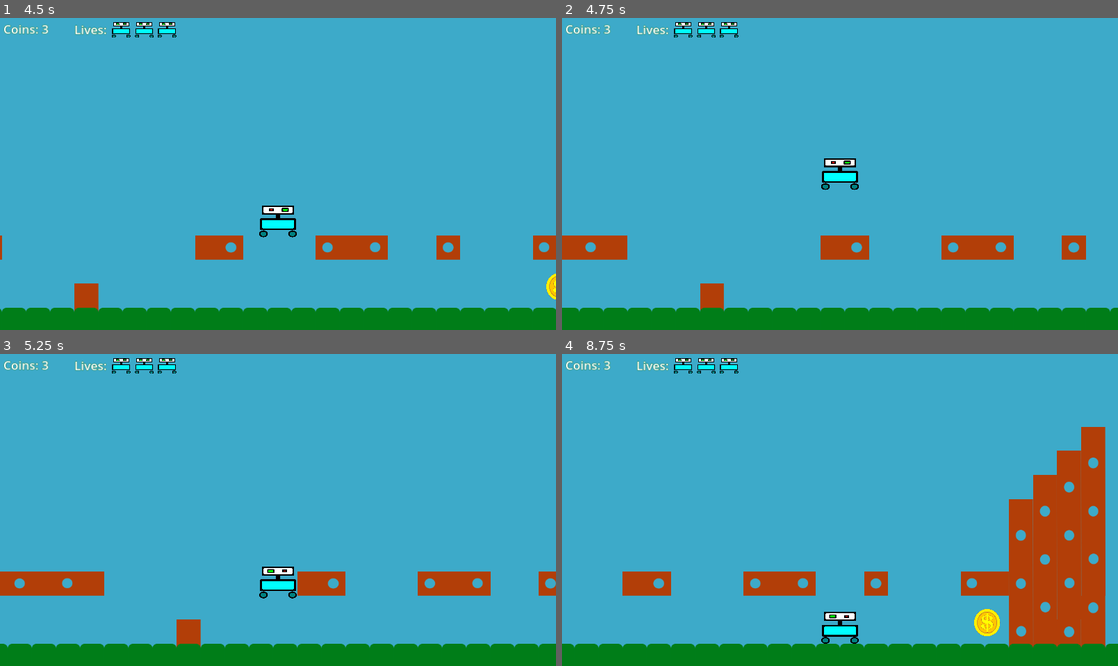
Above: before the commit, frames 1-4 (two rows, left to right).
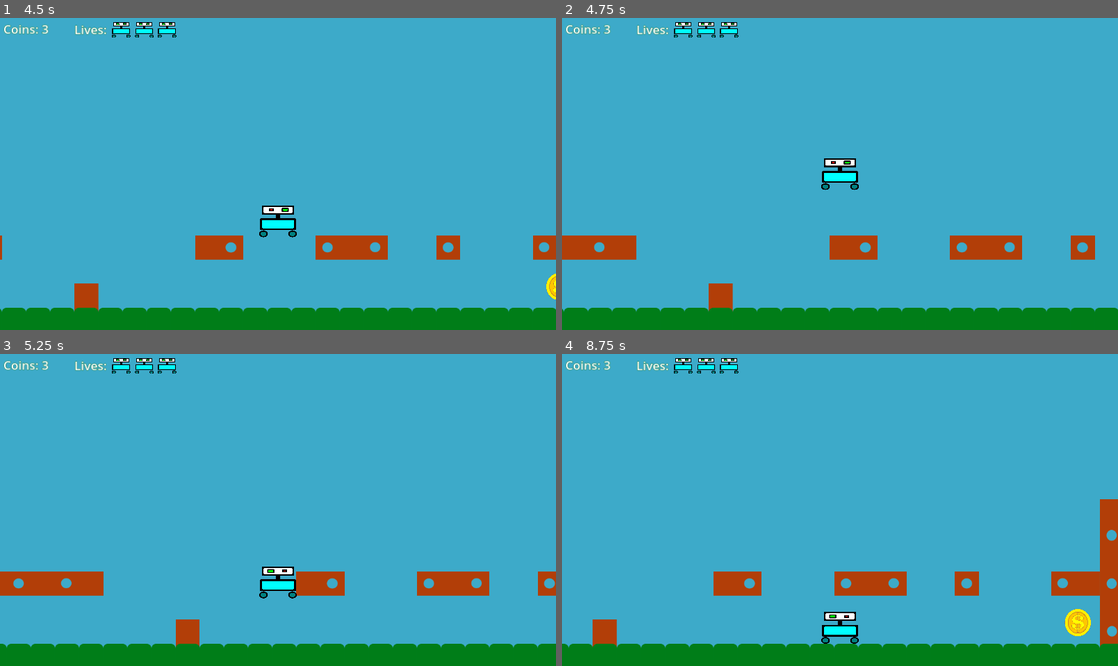
Above: after the commit, the same moments.

Repository: mikailaliyev/MsAdventures
Game: Godot game, scene res://levels/level_1.tscn
Two runs of this game, one before a commit and one after it. Both use one fixed random seed, a clock stepped at 60 frames per second and the inputs below.
Inputs:
- Up to frame 1 (4.5 s): hold Right (right) 0.53-2.03 s; tap Space (jump) at 0.77, 1.52, 3.02, 3.77 s; hold Left (left) 2.03-2.78 s; hold Right (right) 2.78-4.28 s; hold Left (left) from 4.28 s (still down)
- Up to frame 2 (4.75 s): keep holding Left (left); tap Space (jump) at 4.52 s
- Up to frame 3 (5.25 s): release Left (left) at 5.03 s; hold Right (right) from 5.03 s (still down)
- Up to frame 4 (8.75 s): release Right (right) at 5.78 s; hold Left (left) 5.78-7.28 s; tap Space (jump) at 6.02, 6.77, 7.52 s; hold Right (right) from 7.28 s (still down)

Frame 1 is identical in both runs. In frame 2, 1.9% of the frame differs, in the area x 0-100%, y 69-95%; in frame 3, 0.4%; in frame 4, 14%, in the area x 0-100%, y 23-95%.

Commit message:
added: one way collision on bricks

Diff:
--- a/levels/level_1.tscn
+++ b/levels/level_1.tscn
@@ -49,14 +49,17 @@
 5:2/0/physics_layer_0/linear_velocity = Vector2(0, 0)
 5:2/0/physics_layer_0/angular_velocity = 0.0
 5:2/0/physics_layer_0/polygon_0/points = PackedVector2Array(-25, -25, 25, -25, 25, 25, -25, 25)
+5:2/0/physics_layer_0/polygon_0/one_way = true
 4:2/0 = 0
 4:2/0/physics_layer_0/linear_velocity = Vector2(0, 0)
 4:2/0/physics_layer_0/angular_velocity = 0.0
 4:2/0/physics_layer_0/polygon_0/points = PackedVector2Array(-25, -25, 25, -25, 25, 25, -25, 25)
+4:2/0/physics_layer_0/polygon_0/one_way = true
 3:2/0 = 0
 3:2/0/physics_layer_0/linear_velocity = Vector2(0, 0)
 3:2/0/physics_layer_0/angular_velocity = 0.0
 3:2/0/physics_layer_0/polygon_0/points = PackedVector2Array(-25, -25, 25, -25, 25, 25, -25, 25)
+3:2/0/physics_layer_0/polygon_0/one_way = true
 2:2/0 = 0
 2:2/0/physics_layer_0/linear_velocity = Vector2(0, 0)
 2:2/0/physics_layer_0/angular_velocity = 0.0
@@ -151,6 +154,7 @@
 7:2/0/physics_layer_0/linear_velocity = Vector2(0, 0)
 7:2/0/physics_layer_0/angular_velocity = 0.0
 7:2/0/physics_layer_0/polygon_0/points = PackedVector2Array(-25, -25, 25, -25, 25, 25, -25, 25)
+7:2/0/physics_layer_0/polygon_0/one_way = true
 7:3/0 = 0
 7:3/0/physics_layer_0/linear_velocity = Vector2(0, 0)
 7:3/0/physics_layer_0/angular_velocity = 0.0
@@ -164,6 +168,7 @@
 6:2/0/physics_layer_0/linear_velocity = Vector2(0, 0)
 6:2/0/physics_layer_0/angular_velocity = 0.0
 6:2/0/physics_layer_0/polygon_0/points = PackedVector2Array(-25, -25, 25, -25, 25, 25, -25, 25)
+6:2/0/physics_layer_0/polygon_0/one_way = true
 6:5/0 = 0
 6:5/0/physics_layer_0/linear_velocity = Vector2(0, 0)
 6:5/0/physics_layer_0/angular_velocity = 0.0
@@ -186,6 +191,7 @@
 8:2/0/physics_layer_0/linear_velocity = Vector2(0, 0)
 8:2/0/physics_layer_0/angular_velocity = 0.0
 8:2/0/physics_layer_0/polygon_0/points = PackedVector2Array(-25, -25, 25, -25, 25, 25, -25, 25)
+8:2/0/physics_layer_0/polygon_0/one_way = true
 8:1/0 = 0
 8:1/0/physics_layer_0/linear_velocity = Vector2(0, 0)
 8:1/0/physics_layer_0/angular_velocity = 0.0
@@ -307,6 +313,7 @@
 9:2/0/physics_layer_0/linear_velocity = Vector2(0, 0)
 9:2/0/physics_layer_0/angular_velocity = 0.0
 9:2/0/physics_layer_0/polygon_0/points = PackedVector2Array(-25, -25, 25, -25, 25, 25, -25, 25)
+9:2/0/physics_layer_0/polygon_0/one_way = true
 10:2/0 = 0
 10:2/0/physics_layer_0/linear_velocity = Vector2(0, 0)
 10:2/0/physics_layer_0/angular_velocity = 0.0
@@ -829,9 +836,6 @@
 collision_layer = 16
 collision_mask = 1
 
-[node name="Character" parent="." instance=ExtResource("5_ljy78")]
-position = Vector2(42, 80)
-
 [node name="TileMap" type="TileMap" parent="."]
 position = Vector2(0, 2)
 tile_set = SubResource("TileSet_bhj0s")
@@ -909,3 +913,6 @@
 offset_bottom = 447.0
 text = "Lives:"
 label_settings = SubResource("LabelSettings_b0yyk")
+
+[node name="Character" parent="." instance=ExtResource("5_ljy78")]
+position = Vector2(42, 80)
